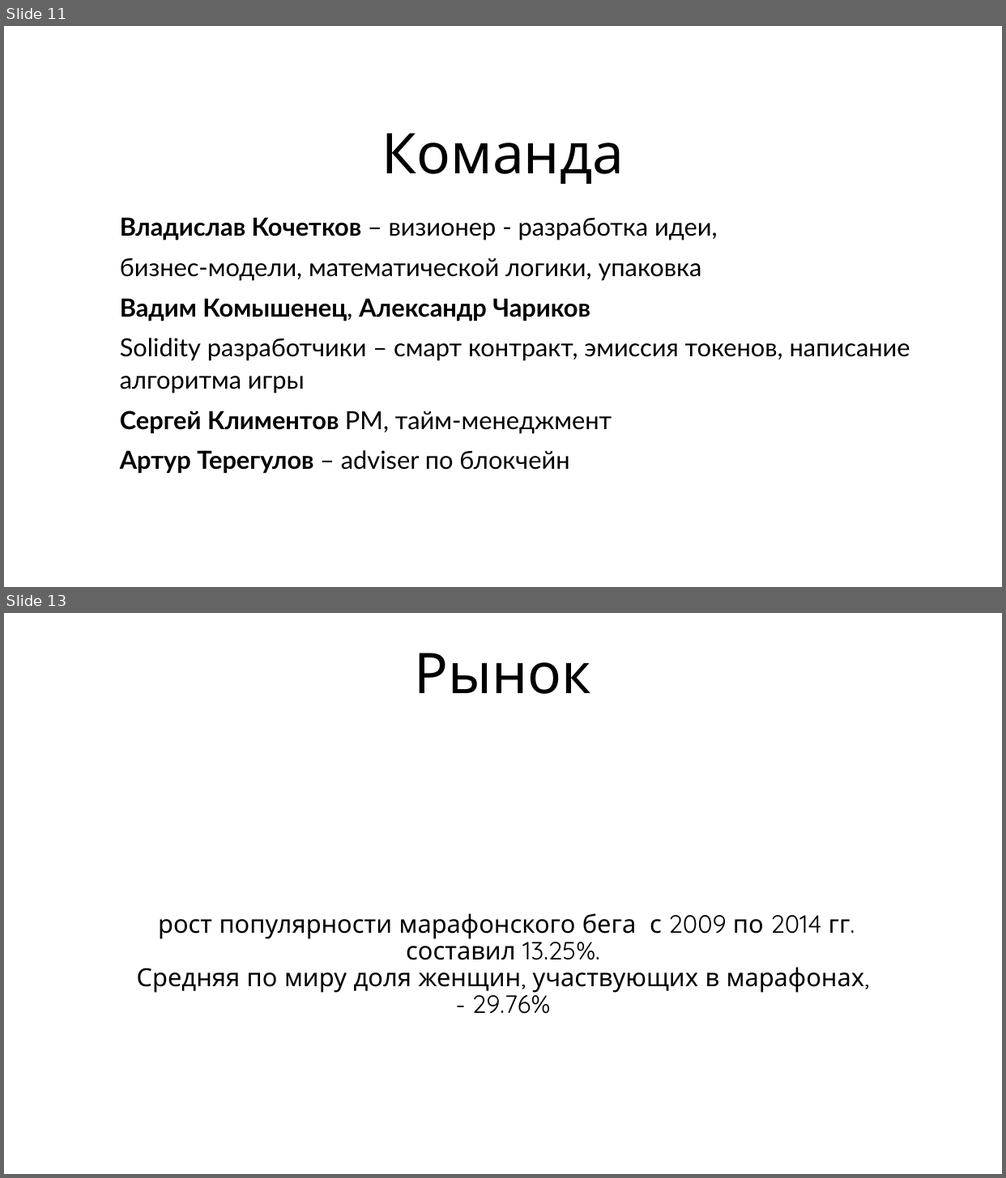
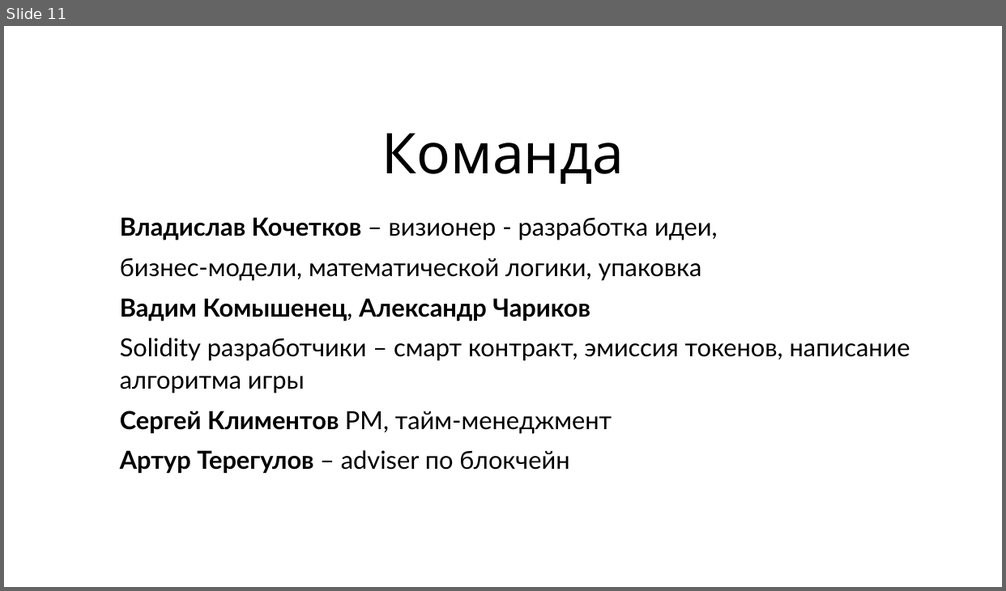
Before and after one commit to VlatekSoft/bfh2017, a slide deck: Presentation/Презентация.pptx. Shown one above the other, each under a label of ours: slides 11 and 13 before the commit, slide 11 after it; the slides between them are not shown. The pictures are 1006x1178 and 1006x591 pixels, drawn with LibreOffice and Linux fonts; fonts in the diff are those of the drawing. Boxes give left, top, right and bottom in pixels: in the first picture for what was removed or moved away, otherwise in the second. Text is boxed around its words. In the diff, an @@ line names an element or a change of style, - is before the commit and + after.

```diff
--- a/Presentation/Презентация.pptx
+++ b/Presentation/Презентация.pptx
@@ slide 13 removed at <box>4,613,1002,1174</box>, background #FFFFFF @@
@@ title removed at <box>415,653,591,694</box> @@
-Рынок
@@ subtitle removed at <box>137,914,864,1014</box> @@
-рост популярности марафонского бега с 2009 по 2014 гг. составил 13.25%.
-Средняя по миру доля женщин, участвующих в марафонах, - 29.76%
```
Also in this commit, not shown: 1 other slide removed.
